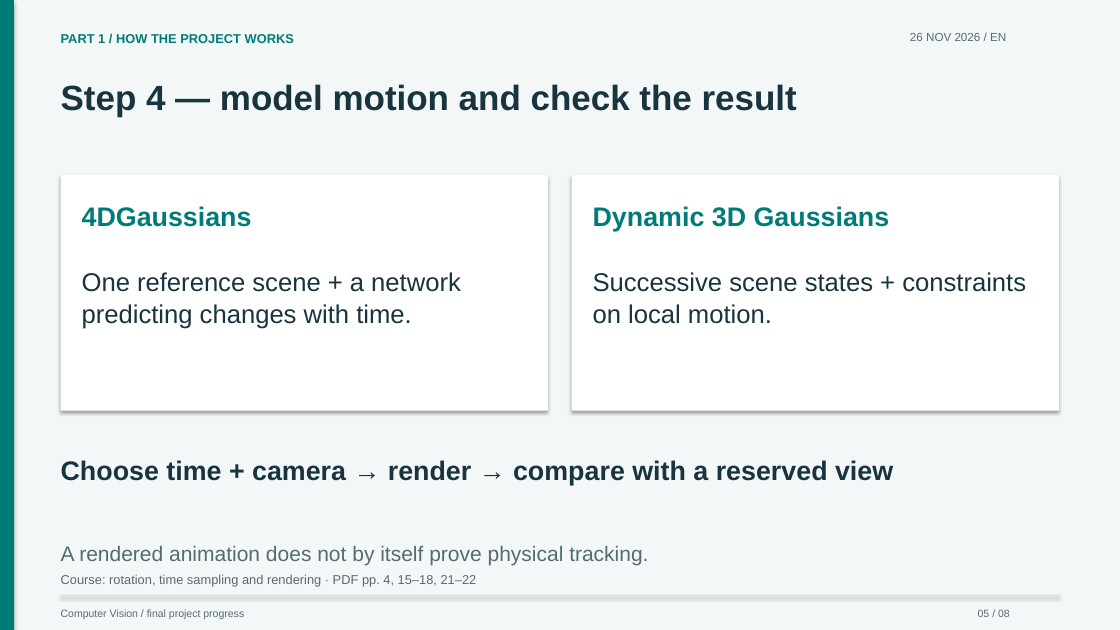
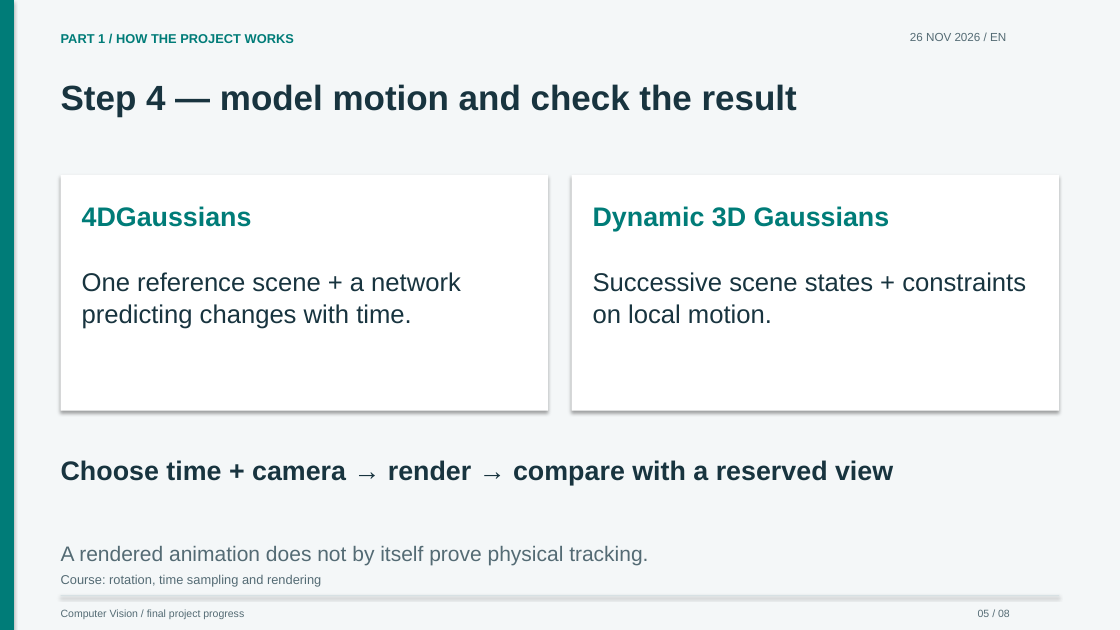
Before and after one commit to craptou/Projet_4D_Gaussian_Splatting, a slide deck: slide 5 of presentations/progress-2026-11-26.en.pptx. Drawn at 1120x630 pixels with LibreOffice and Linux fonts; fonts in the diff are those of the drawing. Boxes give left, top, right and bottom in pixels: in the first picture for what was removed or moved away, otherwise in the second. Text is boxed around its words. In the diff, an @@ line names an element or a change of style, - is before the commit and + after.

Commit message:
Remove course page references from presentation

```diff
--- a/presentations/progress-2026-11-26.en.pptx
+++ b/presentations/progress-2026-11-26.en.pptx
@@ text at (61,574,321,587): text changed @@
-Course: rotation, time sampling and rendering · PDF pp. 4, 15–18, 21–22
+Course: rotation, time sampling and rendering
```
Also in this commit, not shown: 3 other slides changed, 5 other files.
